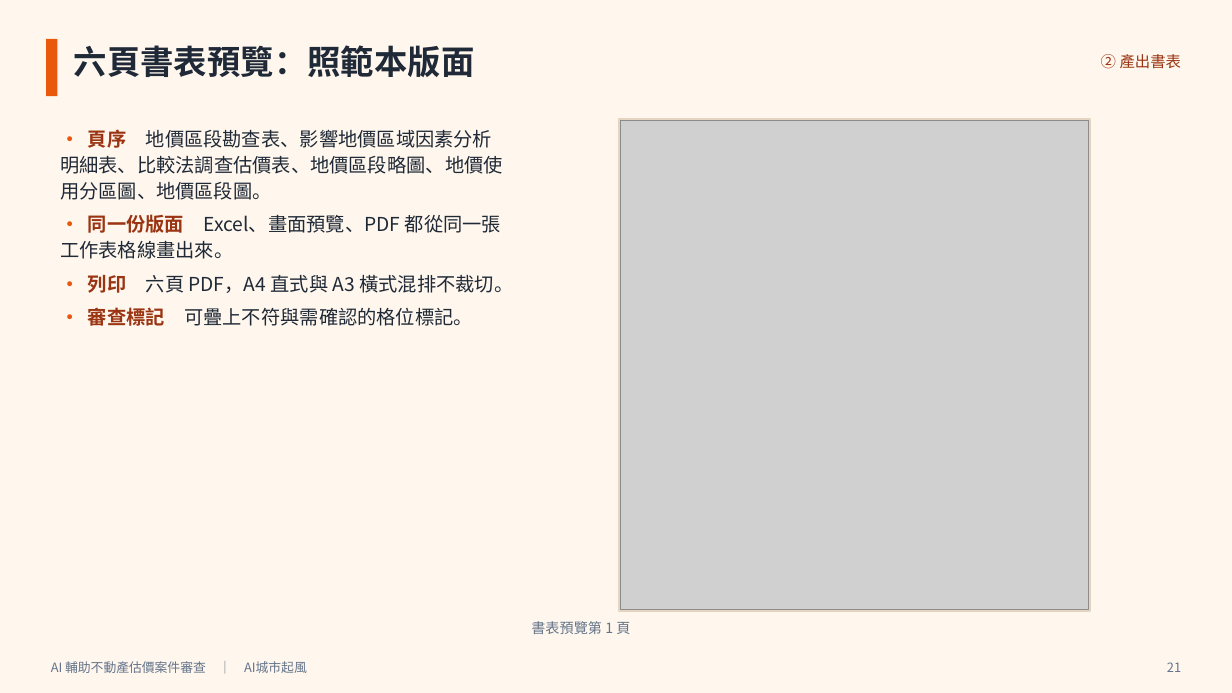
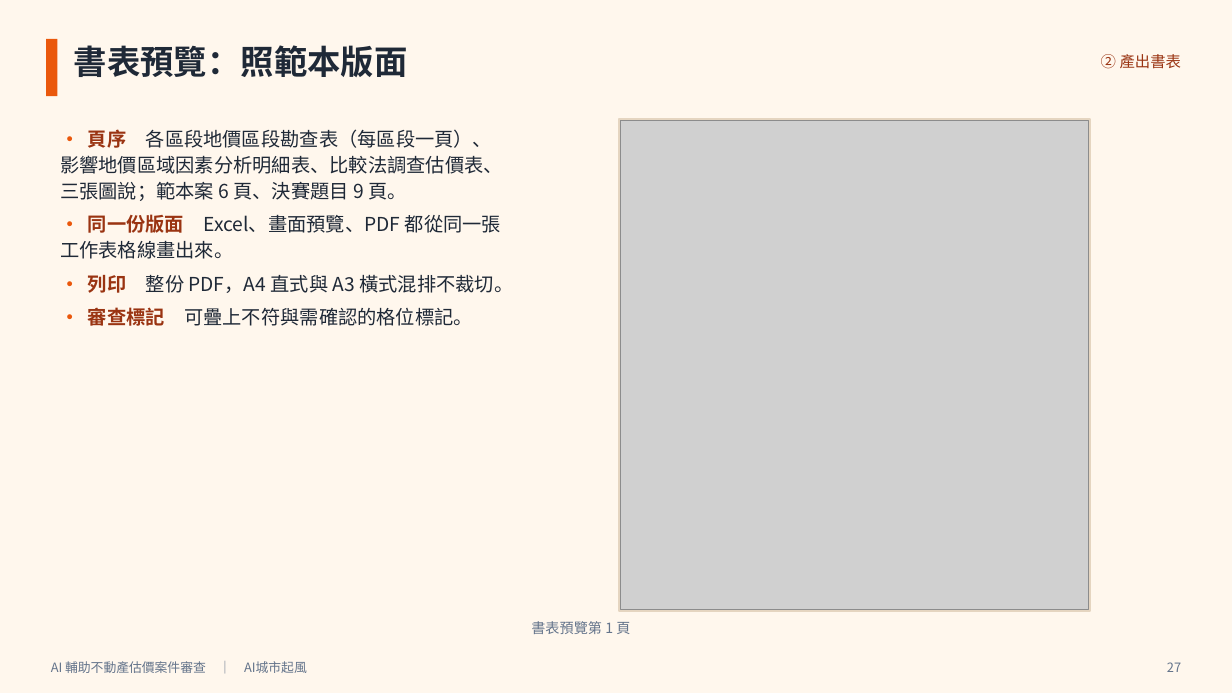
Before and after one commit to Peakqi-com/la-platform-hackthon, a slide deck: slide 27 of docs/demo/AI輔助不動產估價案件審查_簡報.pptx (slide 21 before the commit). Drawn at 1232x693 pixels with LibreOffice and Linux fonts; fonts in the diff are those of the drawing; grey boxes stand for pictures. Boxes give left, top, right and bottom in pixels: in the first picture for what was removed or moved away, otherwise in the second. Text is boxed around its words. In the diff, an @@ line names an element or a change of style, - is before the commit and + after.

```diff
--- a/docs/demo/AI輔助不動產估價案件審查_簡報.pptx
+++ b/docs/demo/AI輔助不動產估價案件審查_簡報.pptx
@@ text at bbox=[74, 45, 408, 77]: text changed @@
-六頁書表預覽：照範本版面
+書表預覽：照範本版面
@@ text at bbox=[60, 129, 503, 201]: text changed @@
-• 頁序 地價區段勘查表、影響地價區域因素分析明細表、比較法調查估價表、地價區段略圖、地價使用分區圖、地價區段圖。
+• 頁序 各區段地價區段勘查表（每區段一頁）、影響地價區域因素分析明細表、比較法調查估價表、三張圖說；範本案 6 頁、決賽題目 9 頁。
@@ text at bbox=[88, 274, 513, 293]: text changed @@
-• 列印 六頁 PDF，A4 直式與 A3 橫式混排不裁切。
+• 列印 整份 PDF，A4 直式與 A3 橫式混排不裁切。
@@ text at bbox=[1167, 662, 1181, 672]: text changed @@
-21
+27
```
Also in this commit, not shown: 33 other slides changed, 4 slides added, 11 other files.
